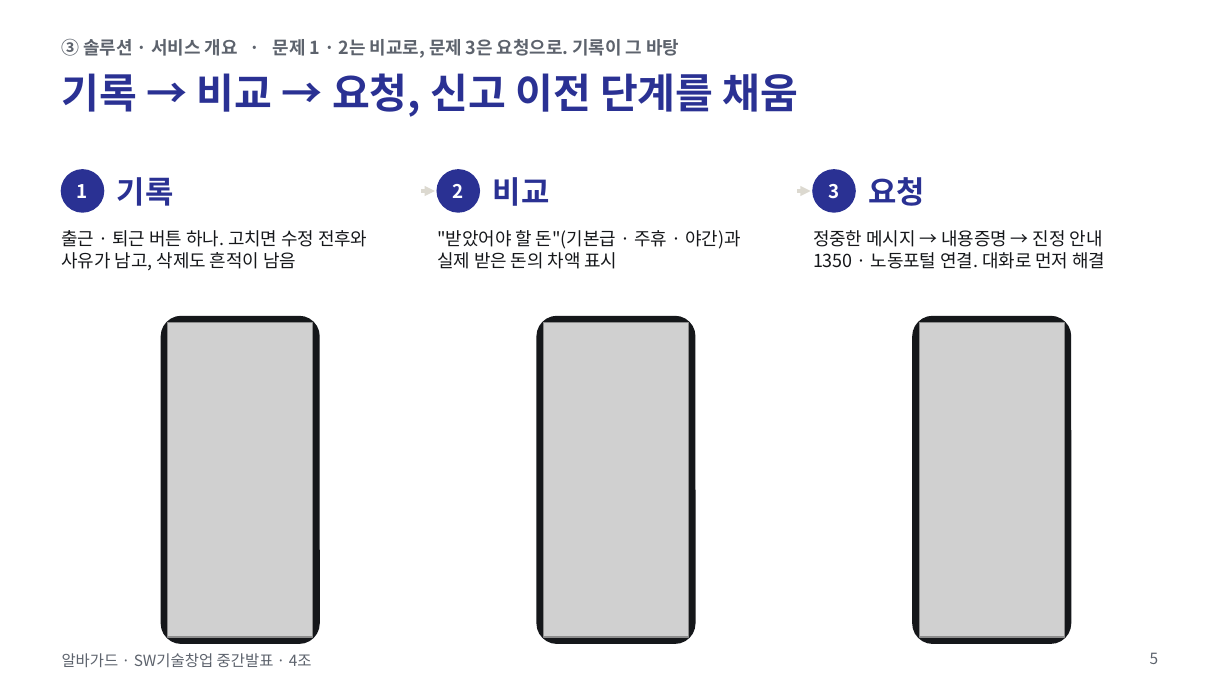
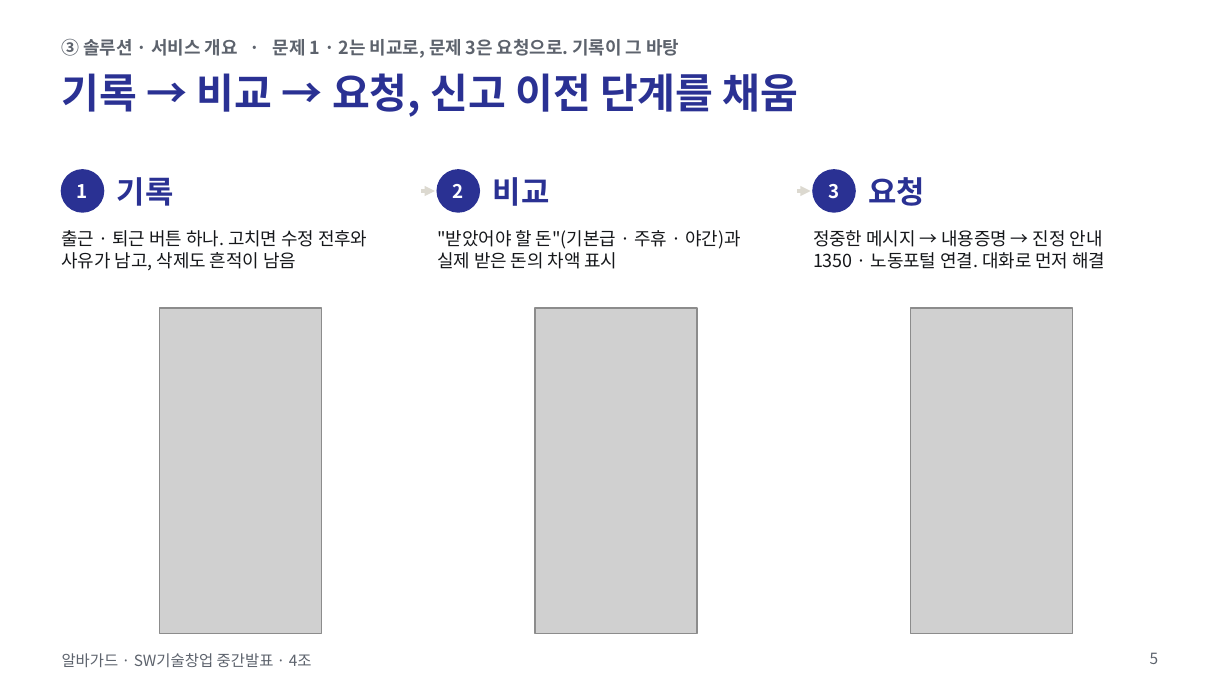
Before and after one commit to jihooni217/albaguard, a slide deck: slide 5 of docs/06_중간발표_PPT_간결판.pptx. Drawn at 1232x693 pixels with LibreOffice and Linux fonts; fonts in the diff are those of the drawing; grey boxes stand for pictures. Boxes give left, top, right and bottom in pixels: in the first picture for what was removed or moved away, otherwise in the second. Text is boxed around its words. In the diff, an @@ line names an element or a change of style, - is before the commit and + after.

```diff
--- a/docs/06_중간발표_PPT_간결판.pptx
+++ b/docs/06_중간발표_PPT_간결판.pptx
@@ picture: place and size @@
-picture at [168,323,313,637]
+picture at [159,308,320,633]
@@ rounded rectangle removed at [161,317,319,643] @@
@@ picture: place and size @@
-picture at [543,323,689,637]
+picture at [535,308,696,633]
@@ rounded rectangle removed at [537,317,695,643] @@
@@ picture: place and size @@
-picture at [919,323,1064,637]
+picture at [910,308,1072,633]
@@ rounded rectangle removed at [913,317,1071,643] @@
```
Also in this commit, not shown: 1 other slide changed, 22 other files.
